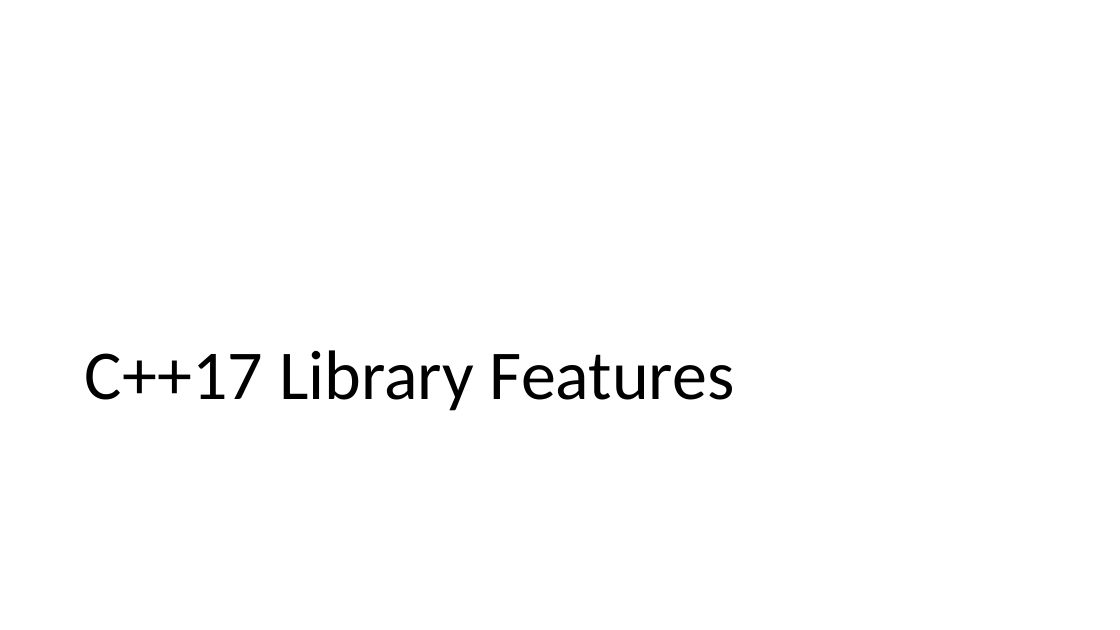
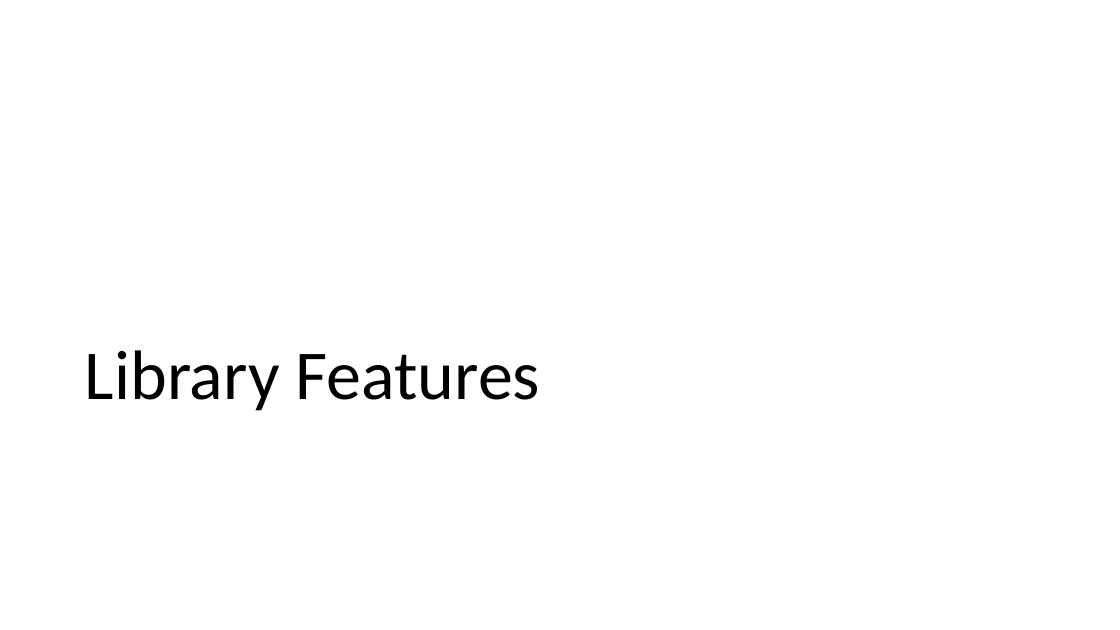
Before and after one commit to BillyONeal/14_cpp_features_in_40_minutes, a slide deck: slide 39 of 14 Cpp Features in 40 Minutes.pptx. Drawn at 1120x630 pixels with LibreOffice and Linux fonts; fonts in the diff are those of the drawing. Boxes give left, top, right and bottom in pixels: in the first picture for what was removed or moved away, otherwise in the second. Text is boxed around its words. In the diff, an @@ line names an element or a change of style, - is before the commit and + after.

```diff
--- a/14 Cpp Features in 40 Minutes.pptx
+++ b/14 Cpp Features in 40 Minutes.pptx
@@ title at [85,350,541,411]: text changed @@
-C++17 Library Features
+Library Features
```
Also in this commit, not shown: 1 other slide changed, 1 slide added, 1 slide removed, 2 other files.
